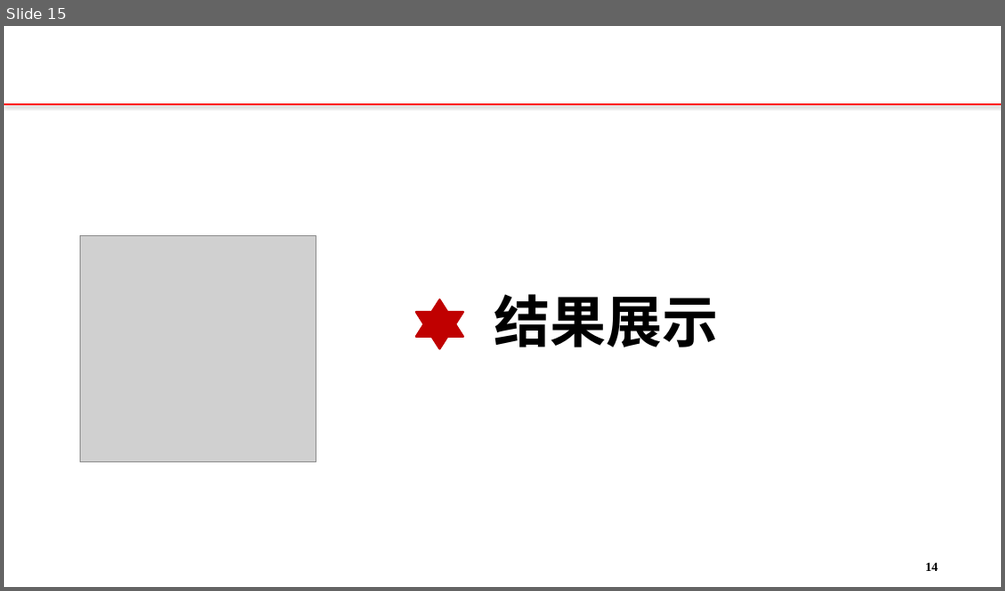
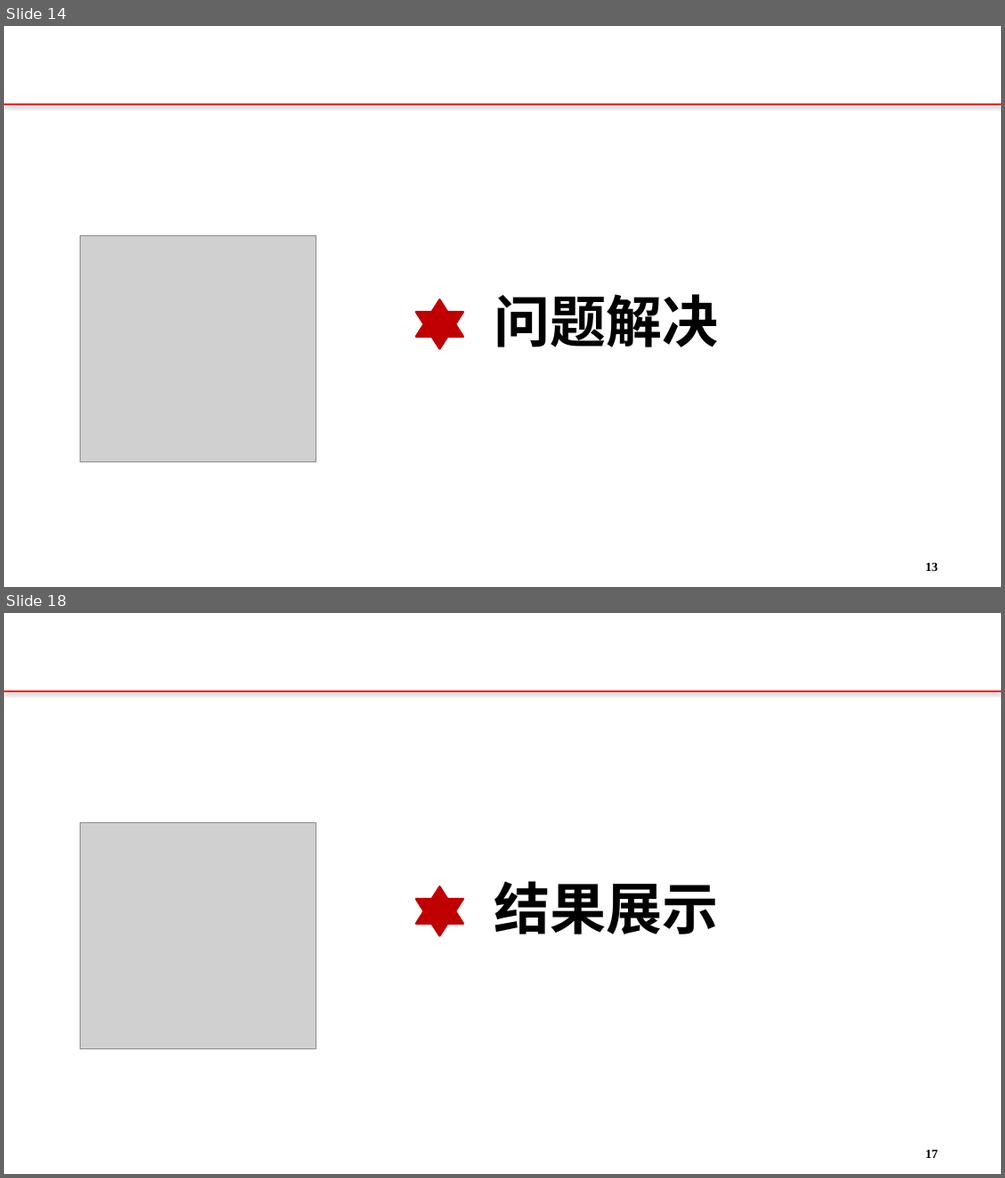
Before and after one commit to 12301068JiangDongyu/Uplan, a slide deck: doc/联通公务车管理系统.pptx. Shown one above the other, each under a label of ours: slide 15 before the commit, slides 14 and 18 after it; the slides between them are not shown. The pictures are 1005x591 and 1005x1178 pixels, drawn with LibreOffice and Linux fonts; fonts in the diff are those of the drawing; grey boxes stand for pictures; background and template pictures are left out. Boxes give left, top, right and bottom in pixels: in the first picture for what was removed or moved away, otherwise in the second. Text is boxed around its words. In the diff, an @@ line names an element or a change of style, - is before the commit and + after.

```diff
--- a/doc/联通公务车管理系统.pptx
+++ b/doc/联通公务车管理系统.pptx
@@ slide 14 added at <box>4,26,1001,587</box>, background #FFFFFF; not listed: 1 template element that a slide beside it also shows @@
@@ picture added at <box>81,236,316,462</box> @@
@@ star added at <box>416,300,463,349</box>, fill #C00000, outline #C00000 2 pt @@
@@ text added at <box>494,294,719,347</box>, 54 pt, text #000000, bold @@
+问题解决
@@ page number added at <box>925,562,938,571</box>, 12 pt, text #000000, bold @@
+13
@@ what was slide 15 is now slide 18 @@
@@ page number at <box>925,1149,938,1158</box>: text changed @@
-14
+17
```
Also in this commit, not shown: 12 slides changed, 5 other slides added, 3 slides removed, 3 other files.
